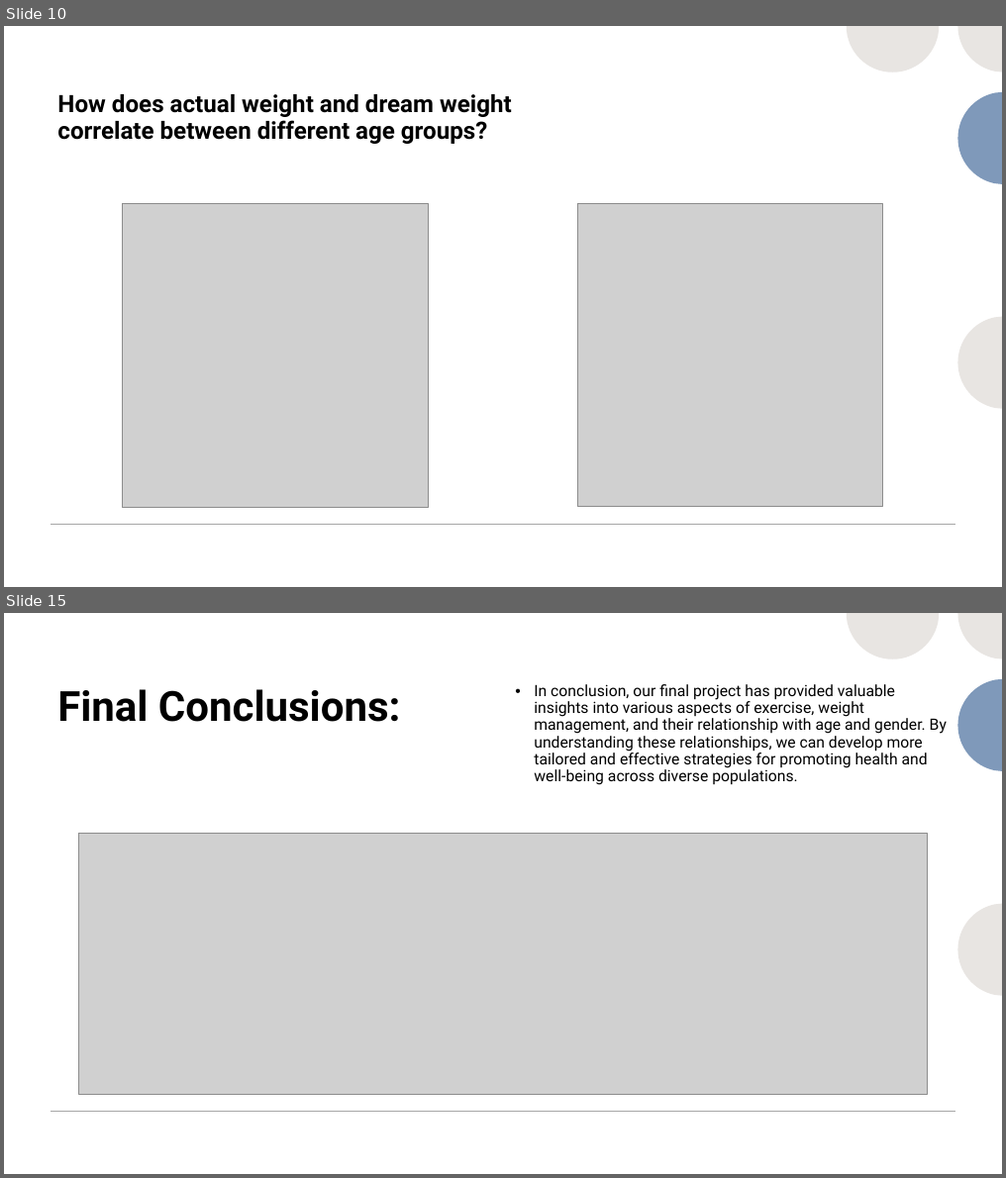
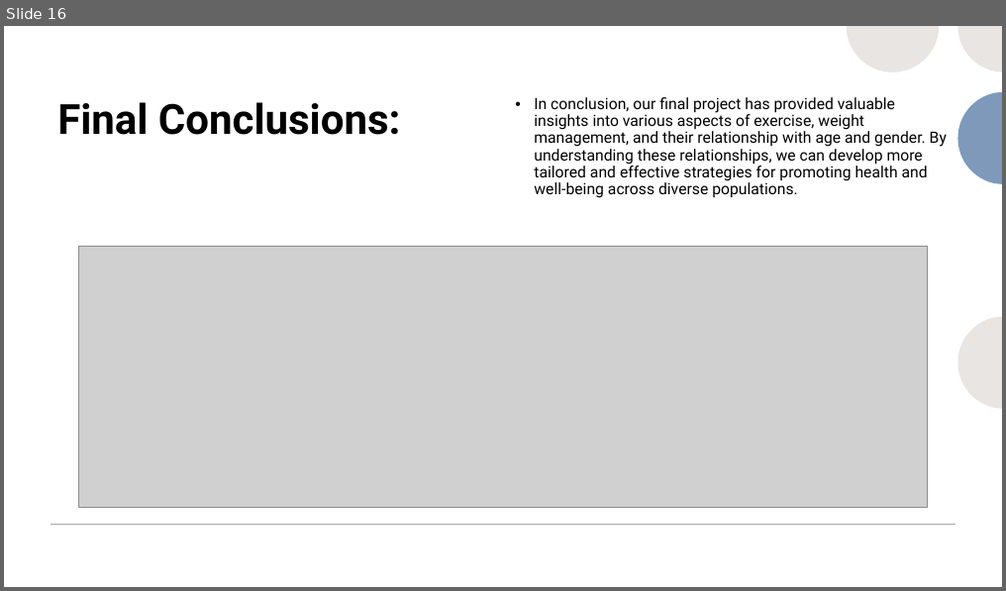
Before and after one commit to Zoouri/Project-3---Group-3, a slide deck: Presentation.pptx. Shown one above the other, each under a label of ours: slides 10 and 15 before the commit, slide 16 after it; the slides between them are not shown. The pictures are 1006x1178 and 1006x591 pixels, drawn with LibreOffice and Linux fonts; fonts in the diff are those of the drawing; grey boxes stand for pictures. Boxes give left, top, right and bottom in pixels: in the first picture for what was removed or moved away, otherwise in the second. Text is boxed around its words. In the diff, an @@ line names an element or a change of style, - is before the commit and + after.

```diff
--- a/Presentation.pptx
+++ b/Presentation.pptx
@@ slide 10 removed at [4, 26, 1002, 587], background #FFFFFF @@
@@ rectangle removed at [4, 26, 1002, 587] @@
@@ group removed at [846, 26, 1002, 408]: 4 freeform shapes @@
@@ title removed at [57, 94, 512, 144] @@
-How does actual weight and dream weight correlate between different age groups?
@@ group removed at [512, 26, 1002, 587]: 10 freeform shapes @@
@@ picture removed at [122, 203, 428, 507] @@
@@ picture removed at [578, 203, 883, 506] @@
@@ line removed from (51, 525) to (955, 525) @@
@@ what was slide 15 is now slide 16 @@
```
Also in this commit, not shown: 1 slide changed, 9 slides added, 9 other slides removed, 1 other file.
